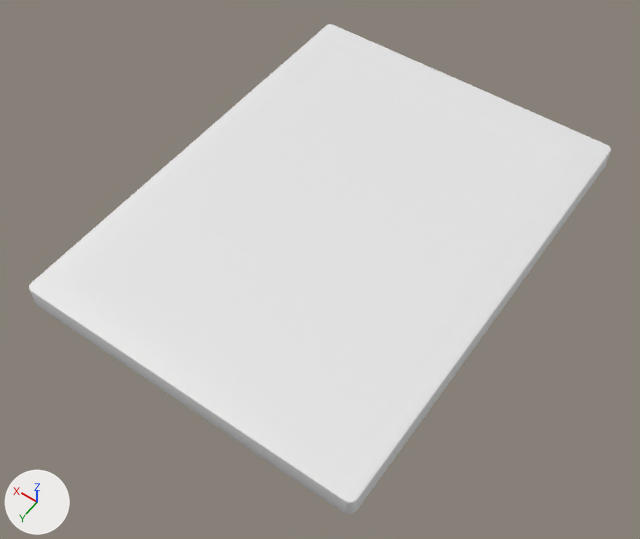
One commit to the Blender file old1/design/card.blend: the scene before it, then after it.
Rendered twice from a camera (50 mm lens) standing at (-3.34, 4.99, 6.86) and looking at (-0.08, 0.43, -0.31). Arrows for +X, +Y and +Z are at lower left; the lights stay in place.

Objects in the first picture: 'card', 'image'.
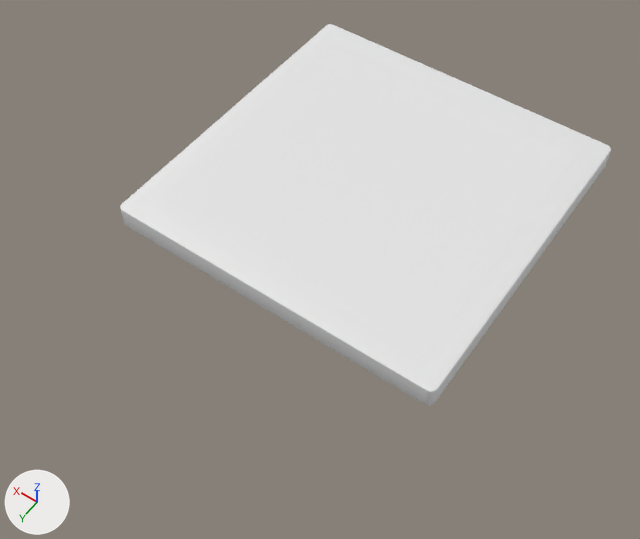
The newer file is also turned or shifted as a whole; pictures and numbers use the older file's frame.

Where the change shows, as pixel boxes [x1, y1, x2, y2] in the pictures (640 x 539 px; the box of a moved part takes in the faces that stretch with it):
```json
{"object": "image", "change": "mesh rescaled", "before": [68, 43, 578, 461], "after": [157, 43, 578, 356], "on screen": "17% narrower, 25% shorter"}
{"object": "card", "change": "reshaped", "before": [29, 24, 611, 515], "after": [120, 24, 611, 405], "on screen": "16% narrower, 22% shorter"}
{"part": 1, "of": "me_cube_001", "change": "moved or reshaped", "before": [29, 203, 439, 515], "after": [120, 203, 439, 405]}
```

Scene script edits in JSON lines:
```json
{"block": "me_cube_001", "where": "me_cube_001.from_pydata(...)  # 360 vertices, 326 faces; spans x -1.88..1.88, y -2.5..2.5, z -0.12..0.12"}
{"block": "me_cube_001", "where": "# used by ob_card; location = (0.0, 0.0, 0.0)"}
{"block": "me_cube_001", "change": "me_cube_001 part 1: all 180 vertices in x -1.88..1.88, y 2.42..2.5, z -0.12..0.12 are moved by (0.0, -1.25, 0.0)"}
{"block": "me_plane", "where": "me_plane.from_pydata(...)  # 36 vertices, 1 face; spans x -1.6..1.6, y -2.22..2.22, z 0.0"}
{"block": "me_plane", "where": "# used by ob_image; location = (0.0, 0.0, 0.13)"}
{"block": "me_plane", "change": "me_plane part 2: the whole mesh is scaled about its middle by (1, 0.718, 1), then moved by (0.0, -0.62, 0.0)"}
```
